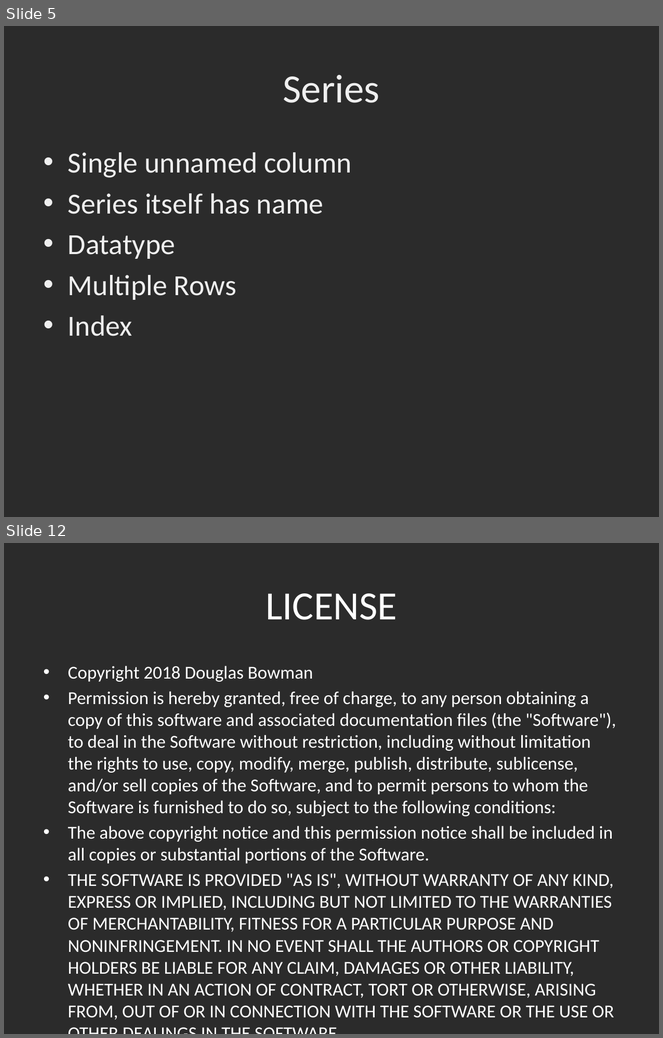
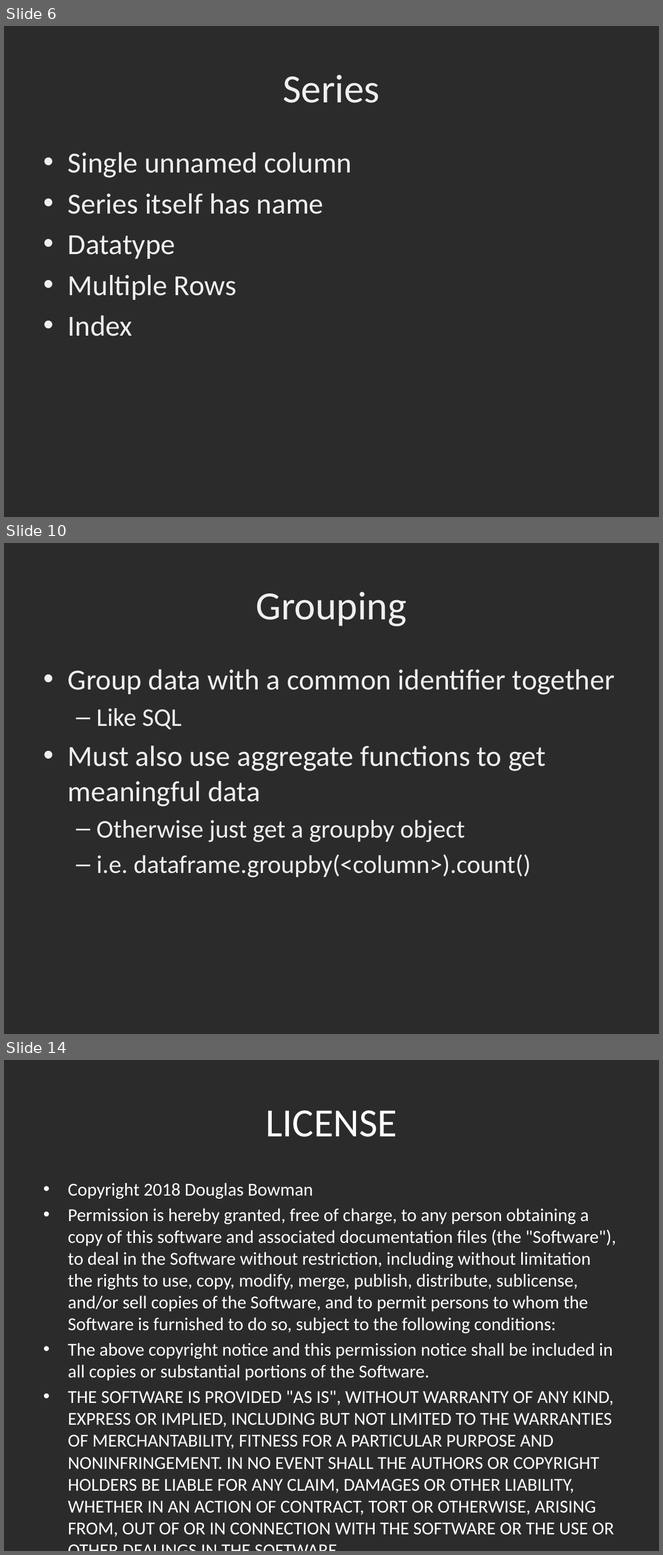
Before and after one commit to dbowmans46/PracticalProgramming, a slide deck: Session 7 - Python/Instructional Material/Session 7 – Python Pandas Data Wrangling.pptx. Shown one above the other, each under a label of ours: slides 5 and 12 before the commit, slides 6, 10 and 14 after it; the slides between them are not shown. The pictures are 663x1038 and 663x1555 pixels, drawn with LibreOffice and Linux fonts; fonts in the diff are those of the drawing; background and template pictures are left out; a plain dark background stands for a picture behind light text. Boxes give left, top, right and bottom in pixels: in the first picture for what was removed or moved away, otherwise in the second. Text is boxed around its words. In the diff, an @@ line names an element or a change of style, - is before the commit and + after.

Commit message:
Added images for dataframe operations.

```diff
--- a/Session 7 - Python/Instructional Material/Session 7 – Python Pandas Data Wrangling.pptx
+++ b/Session 7 - Python/Instructional Material/Session 7 – Python Pandas Data Wrangling.pptx
@@ slide 10 added at [4, 543, 659, 1034], background picture (left out) @@
@@ title added at [256, 592, 407, 627], 44 pt, text #EFEFEF @@
+Grouping
@@ text added at [68, 669, 615, 878], 32 pt, text #EFEFEF @@
+• Group data with a common identifier together
+  – Like SQL
+• Must also use aggregate functions to get meaningful data
+  – Otherwise just get a groupby object
+  – i.e. dataframe.groupby(<column>).count()
@@ what was slide 5 is now slide 6 @@
@@ what was slide 12 is now slide 14 @@
```
Also in this commit, not shown: 5 slides changed, 2 other slides added, 1 slide removed.
